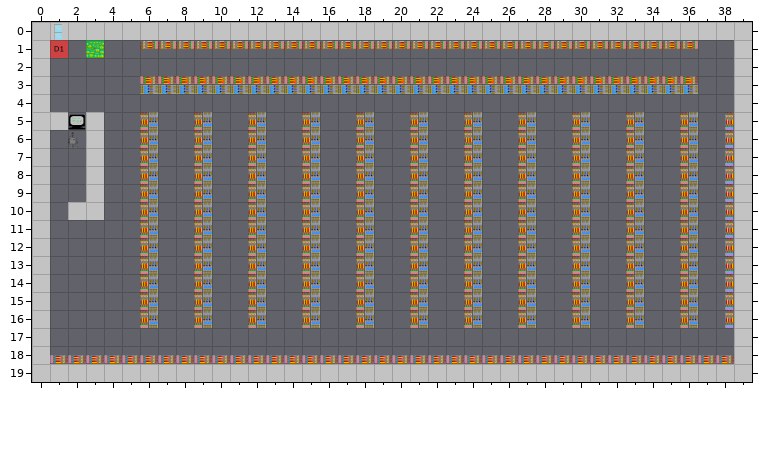
One commit to this Tiled map: Base/maps/DollarStore.tmx. The first picture shows the starting point.
Cells are 128x128 px. Shown: x 0..39, y 0..19.
The same view after the edit:
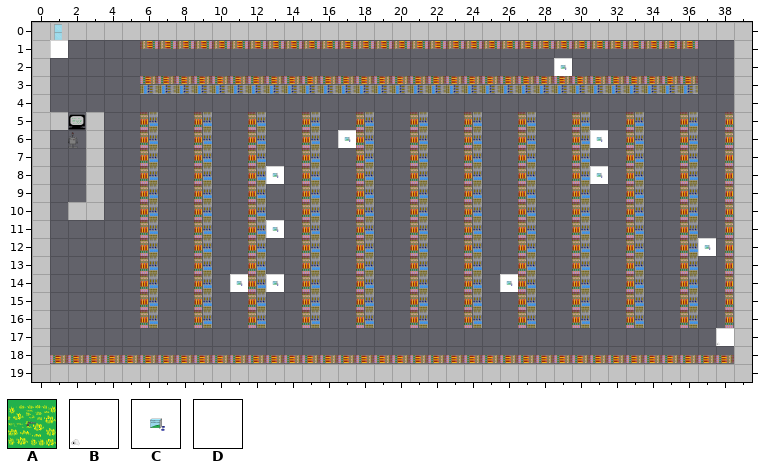
Key: from "Dialogue_Events": A 6 "gun_tile", B 7 "ToiletPaper_Tile", C 8 "HydroC_Tile"; from "my_tiles": D 9 "DollarStore_Tile".
_ is an empty cell, # one hidden under a higher layer.
From the commit log: Added Support for Events after Encounters. Updated the Dollar Store a bit.
Change:
Layer "Finished_Event":
y 1: x 3 # -> _
Layer "Dialogue_Events":
y 1: x 3 A -> _
y 2: x 29 _ -> C
y 6: x 17 _ -> C; x 31 _ -> C
y 8: x 13 _ -> C; x 31 _ -> C
y 11: x 13 _ -> C
y 12: x 37 _ -> C
y 14: x 11 _ -> C; x 13 _ -> C; x 26 _ -> C
y 17: x 38 _ -> B
Layer "Background":
y 1: x 1 _ -> D
